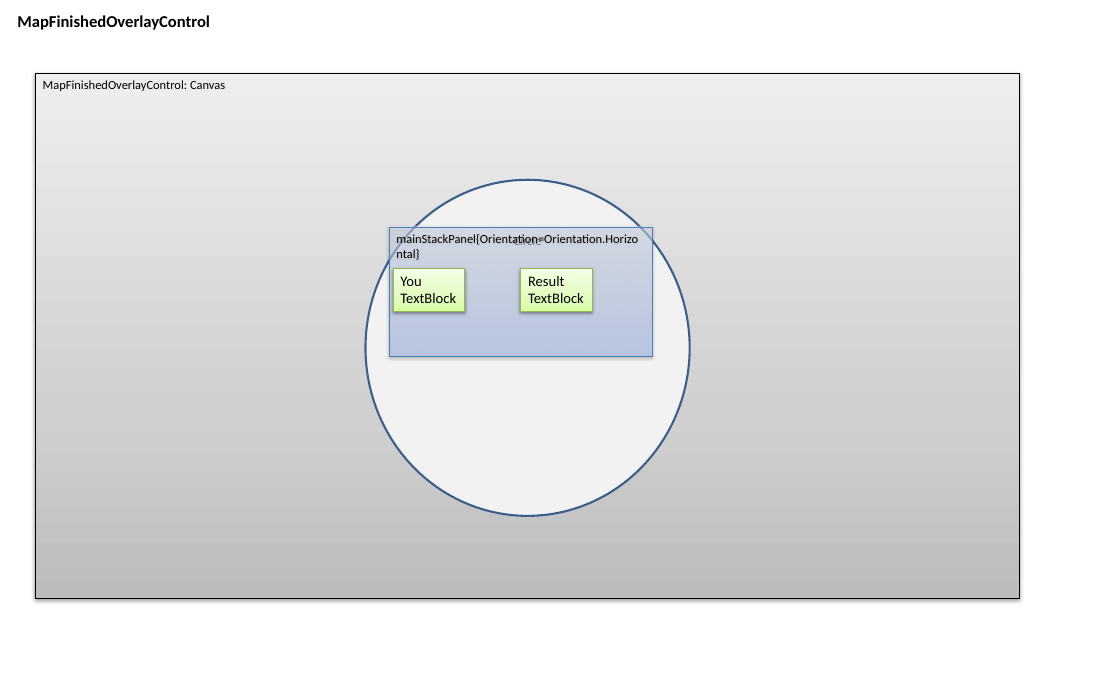
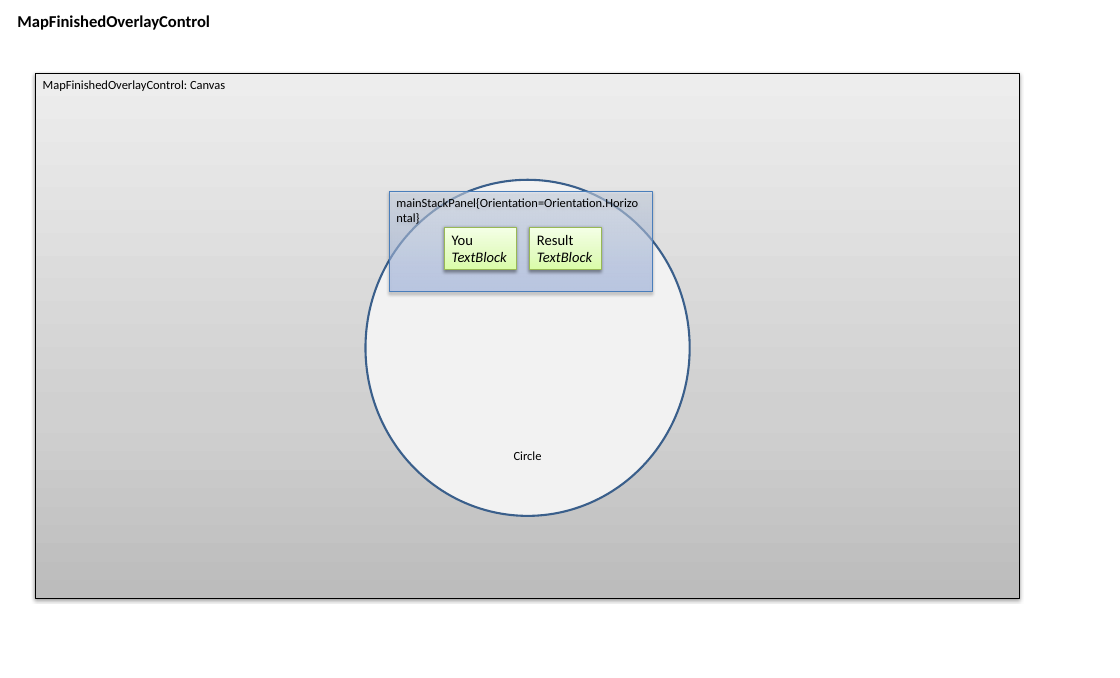
Before and after one commit to PeterHuberSg/MasterGrab, a slide deck: slide 8 of Design.pptx (slide 9 before the commit). Drawn at 1120x678 pixels with LibreOffice and Linux fonts; fonts in the diff are those of the drawing. Boxes give left, top, right and bottom in pixels: in the first picture for what was removed or moved away, otherwise in the second. Text is boxed around its words. In the diff, an @@ line names an element or a change of style, - is before the commit and + after.

```diff
--- a/Design.pptx
+++ b/Design.pptx
@@ ellipse "Circle" at bbox=[365, 180, 690, 516]: vertical alignment top to bottom @@
@@ rectangle "mainStackPanel{Orientation=Orientation.Horizontal}": place and size @@
-rectangle "mainStackPanel{Orientation=Orientation.Horizontal}" at bbox=[389, 227, 653, 356]
+rectangle "mainStackPanel{Orientation=Orientation.Horizontal}" at bbox=[389, 192, 653, 292]
@@ rectangle "You": place and size @@
-rectangle "You" at bbox=[393, 268, 465, 311]
+rectangle "You" at bbox=[445, 227, 517, 270]
@@ rectangle "Result": place and size @@
-rectangle "Result" at bbox=[521, 268, 593, 311]
+rectangle "Result" at bbox=[530, 227, 602, 270]
@@ text in rectangle at bbox=[452, 252, 507, 262]: italic on in "TextBlock" @@
@@ text in rectangle at bbox=[537, 252, 592, 262]: italic on in "TextBlock" @@
```
Also in this commit, not shown: 1 other slide changed, 1 slide added, 2 slides removed, 8 other files.
